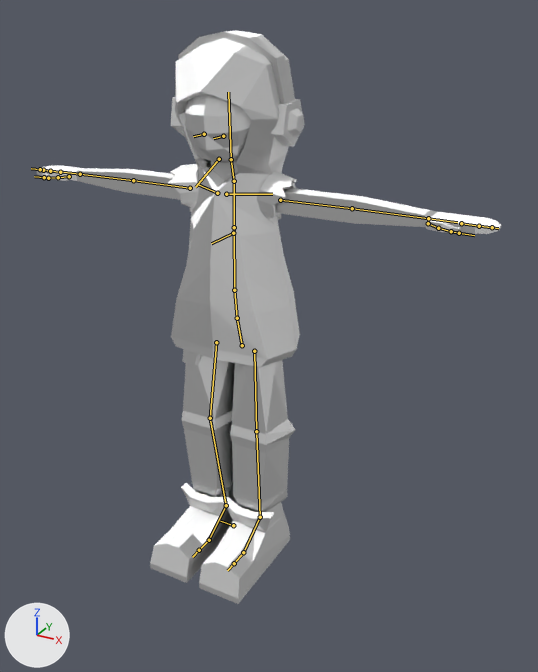
What one commit did to the Blender file Noizz.blend.
Both versions are drawn from a 50 mm camera at (1.43, -2.33, 2.18) aimed at (0.2, -0.09, 1.06). Lighting does not change. The marker at lower left points along +X, +Y and +Z. The first picture is the older version. The bones that change, and the others that lie on the model, are drawn over the model as lines.

Objects in the first picture: 'Arms', 'Head', 'Headphones', 'Hoodie', 'Pants', 'Shoes', 'Sleeves'.
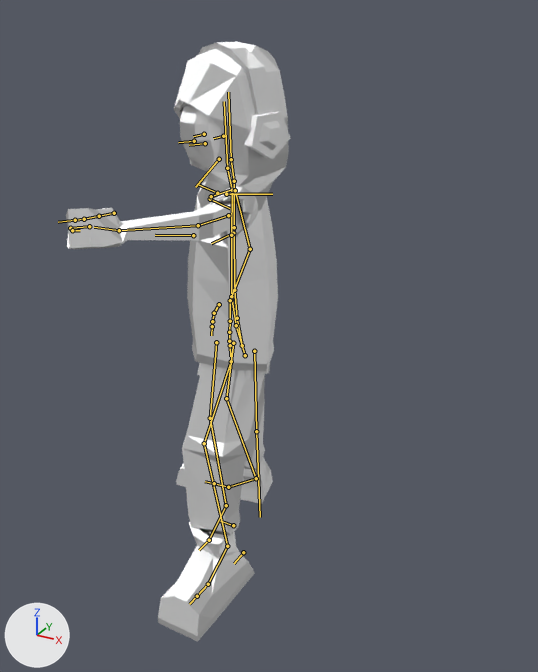
The newer file adds an action. The first version stands in its rest pose; the second is drawn at frame 9 of the action 'GunShoot'.

Boxes [x1, y1, x2, y2] around the edits, measured in the pictures (538 x 672 px):
'Hoodie', posed (11% narrower)
    before: [171, 30, 300, 367]
    after: [174, 41, 289, 371]
'Pants', posed (22% narrower, 6% taller)
    before: [182, 349, 295, 512]
    after: [182, 363, 270, 536]
'Shoes', posed (18% narrower, 52% taller)
    before: [150, 483, 290, 604]
    after: [158, 458, 273, 642]
'Arms', posed
    before: [36, 165, 502, 234]
    after: [66, 201, 241, 249]
'Headphones', posed
    before: [171, 31, 305, 147]
    after: [198, 42, 291, 159]
'Head', posed
    before: [185, 93, 252, 181]
    after: [180, 103, 222, 169]
'Sleeves', posed
    before: [168, 164, 297, 224]
    after: [211, 186, 258, 239]

The change in detail:
Bone 'torso' (bone_torso) moves from (0.0, 0.0, 0.0) to (0.006, -0.003, -0.036).
Bone 'torso' (bone_torso) turns from (0, 0, 0) to (0, 0, -62) degrees about its own x, y and z.
Bone 'head' (bone_head) turns from (0, 0, 0) to (0, 34, 0) degrees about its own x, y and z.
Bone 'f_index.01_master.L' (bone_f_index_01_master_l) turns from (0, 0, 0) to (60, 0, 0) degrees about its own x, y and z.
Bone 'f_index.01_master.L' (bone_f_index_01_master_l) is rescaled from (1.0, 1.0, 1.0) to (1.0, 0.58, 1.0).
Bone 'thumb.01_master.L' (bone_thumb_01_master_l) turns from (0, 0, 0) to (39, 49, 85) degrees about its own x, y and z.
Bone 'f_index.01_master.R' (bone_f_index_01_master_r) turns from (0, 0, 0) to (9, 3, -2) degrees about its own x, y and z.
Bone 'f_index.01_master.R' (bone_f_index_01_master_r) is rescaled from (1.0, 1.0, 1.0) to (1.0, 0.9, 1.0).
Bone 'hand_ik.L' (bone_hand_ik_l) moves from (0.0, 0.0, 0.0) to (-0.723, -0.657, 0.026).
Bone 'hand_ik.L' (bone_hand_ik_l) turns from (0, 0, 0) to (111, 4, -73) degrees about its own x, y and z.
Bone 'hand_ik.R' (bone_hand_ik_r) moves from (0.0, 0.0, 0.0) to (0.55, 0.267, -0.53).
Bone 'hand_ik.R' (bone_hand_ik_r) turns from (0, 0, 0) to (-13, 46, 72) degrees about its own x, y and z.
Bone 'foot_ik.L' (bone_foot_ik_l) moves from (0.0, 0.0, 0.0) to (-0.025, -0.236, 0.0).
Bone 'foot_ik.L' (bone_foot_ik_l) turns from (0, 0, 0) to (0, 0, -1) degrees about its own x, y and z.
Bone 'foot_ik.R' (bone_foot_ik_r) moves from (0.0, 0.0, 0.0) to (0.014, 0.252, 0.0).
Bone 'foot_ik.R' (bone_foot_ik_r) turns from (0, 0, 0) to (0, 0, -83) degrees about its own x, y and z.
